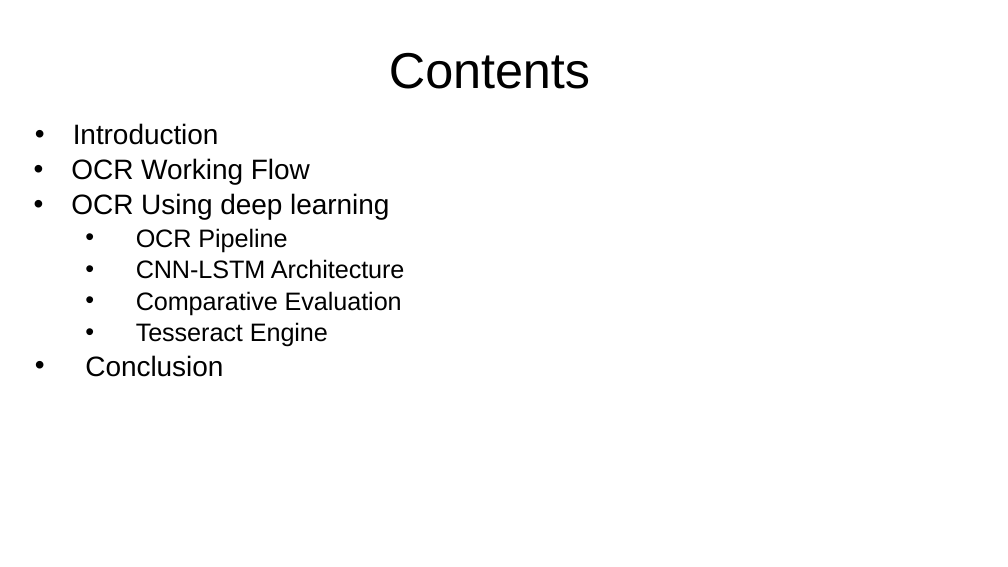
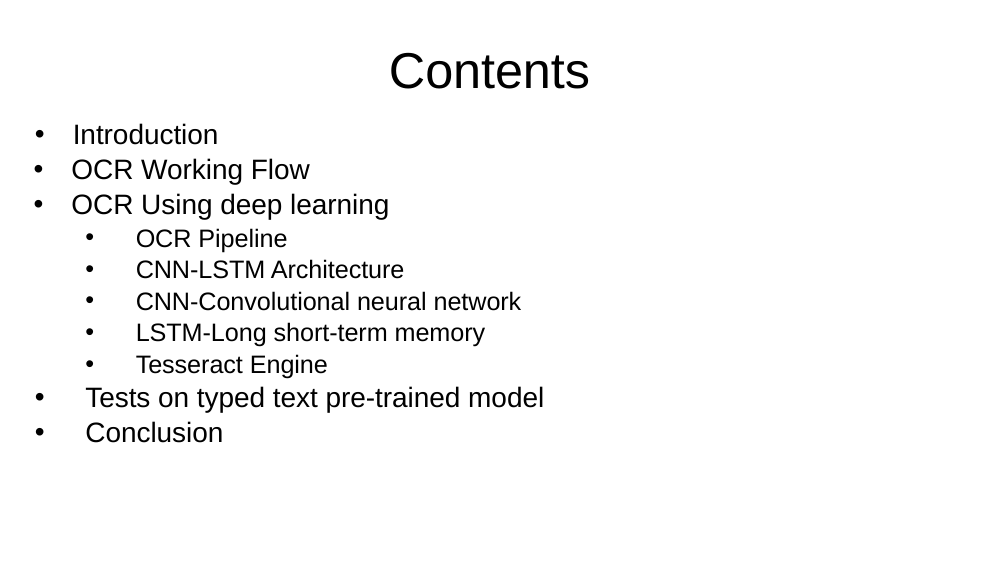
Before and after one commit to CMWENLIU/fast_tensor, a slide deck: slide 2 of efs/HCR.pptx. Drawn at 1008x567 pixels with LibreOffice and Linux fonts; fonts in the diff are those of the drawing. Boxes give left, top, right and bottom in pixels: in the first picture for what was removed or moved away, otherwise in the second. Text is boxed around its words. In the diff, an @@ line names an element or a change of style, - is before the commit and + after.

```diff
--- a/efs/HCR.pptx
+++ b/efs/HCR.pptx
@@ text at <box>136,291,522,347</box>: text changed @@
-  • Comparative Evaluation
+  • CNN-Convolutional neural network
+  • LSTM-Long short-term memory
@@ text at <box>85,386,544,413</box>: paragraph added @@
+• Tests on typed text pre-trained model
```
Also in this commit, not shown: 10 other slides changed, 4 slides added, 2 slides removed, 1 other file.
